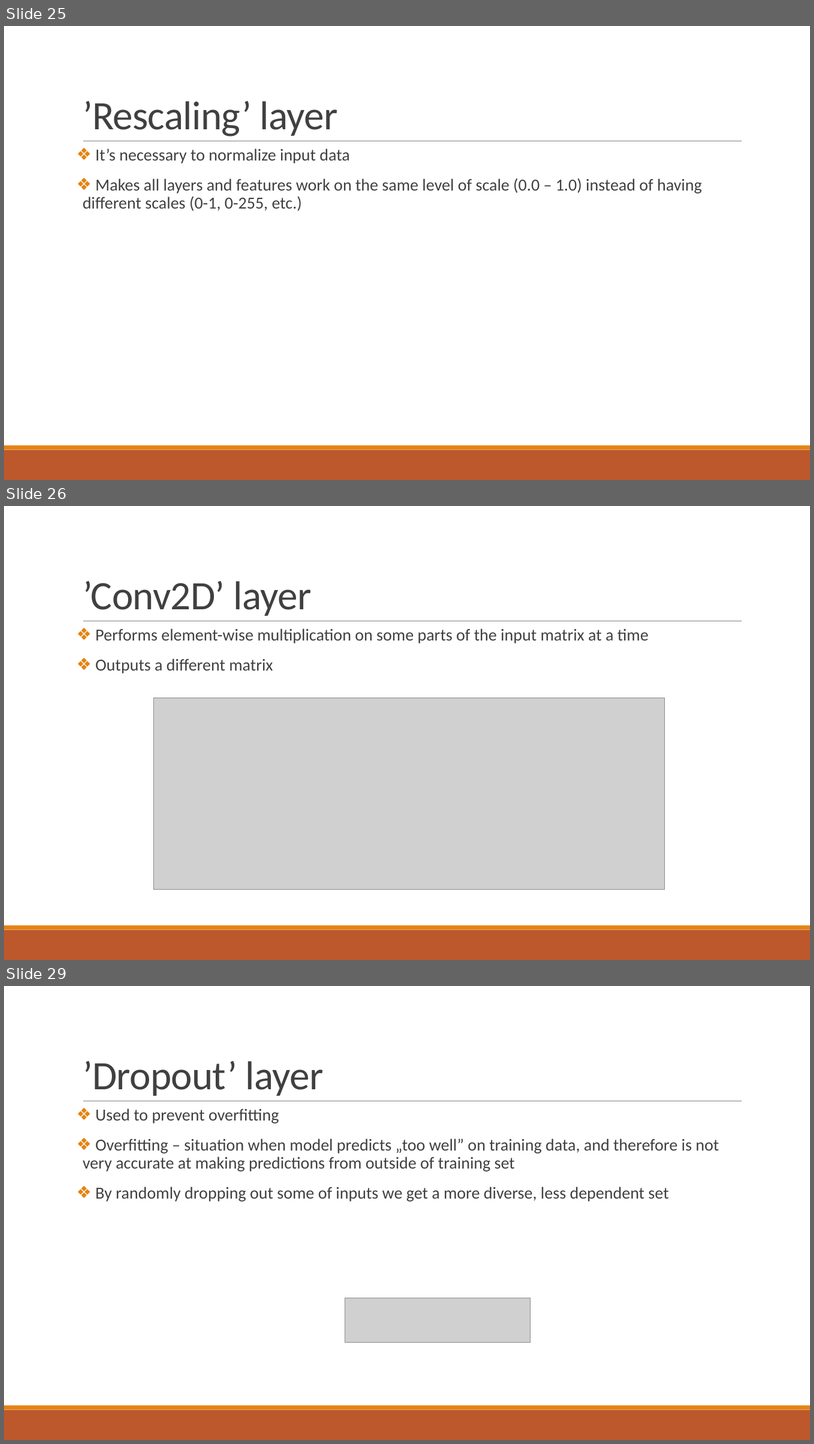
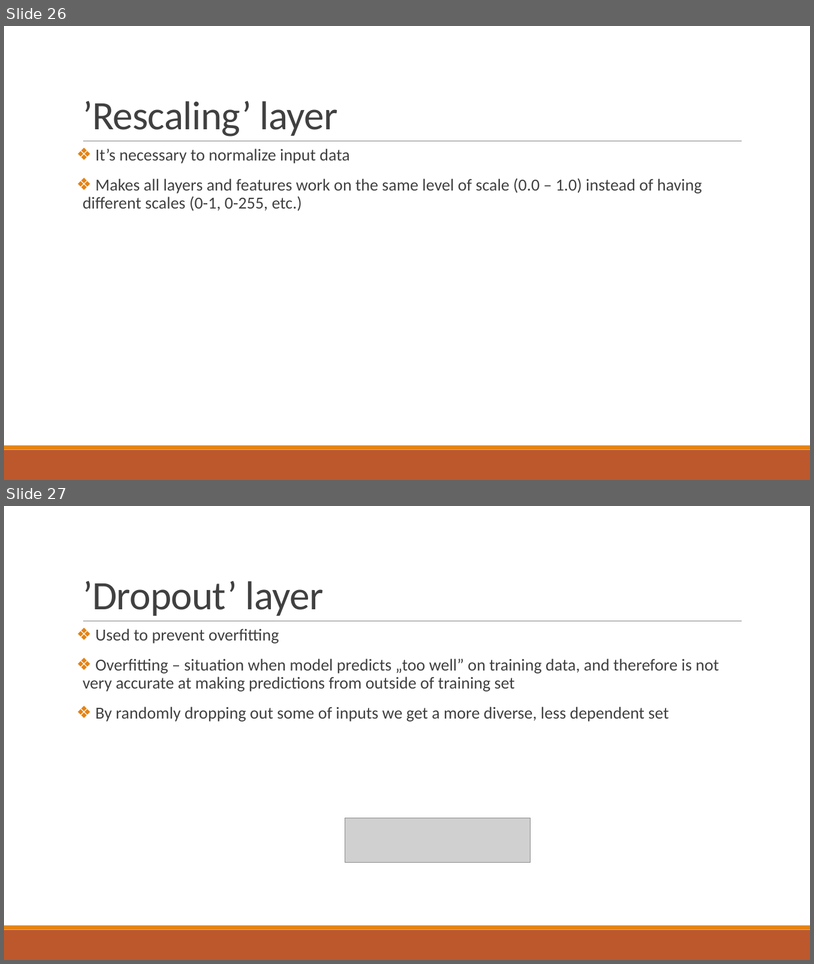
Before and after one commit to Stukeley/BIAI, a slide deck: doc/Klinowski Cisowski - Report.pptx. Shown one above the other, each under a label of ours: slides 25, 26 and 29 before the commit, slides 26 and 27 after it; the slides between them are not shown. The pictures are 814x1444 and 814x964 pixels, drawn with LibreOffice and Linux fonts; fonts in the diff are those of the drawing; grey boxes stand for pictures. Boxes give left, top, right and bottom in pixels: in the first picture for what was removed or moved away, otherwise in the second. Text is boxed around its words. In the diff, an @@ line names an element or a change of style, - is before the commit and + after.

```diff
--- a/doc/Klinowski Cisowski - Report.pptx
+++ b/doc/Klinowski Cisowski - Report.pptx
@@ slide 26 removed at box(4, 506, 810, 960), background #FFFFFF; not listed: 3 template elements that a slide beside it also shows @@
@@ title removed at box(83, 581, 311, 616) @@
-’Conv2D’ layer
@@ text removed at box(95, 628, 649, 673) @@
-❖ Performs element-wise multiplication on some parts of the input matrix at a time
-❖ Outputs a different matrix
@@ picture removed at box(153, 698, 665, 889) @@
@@ what was slide 25 is now slide 26 @@
@@ what was slide 29 is now slide 27 @@
```
Also in this commit, not shown: 1 slide added, 2 other slides removed, 1 other file.
